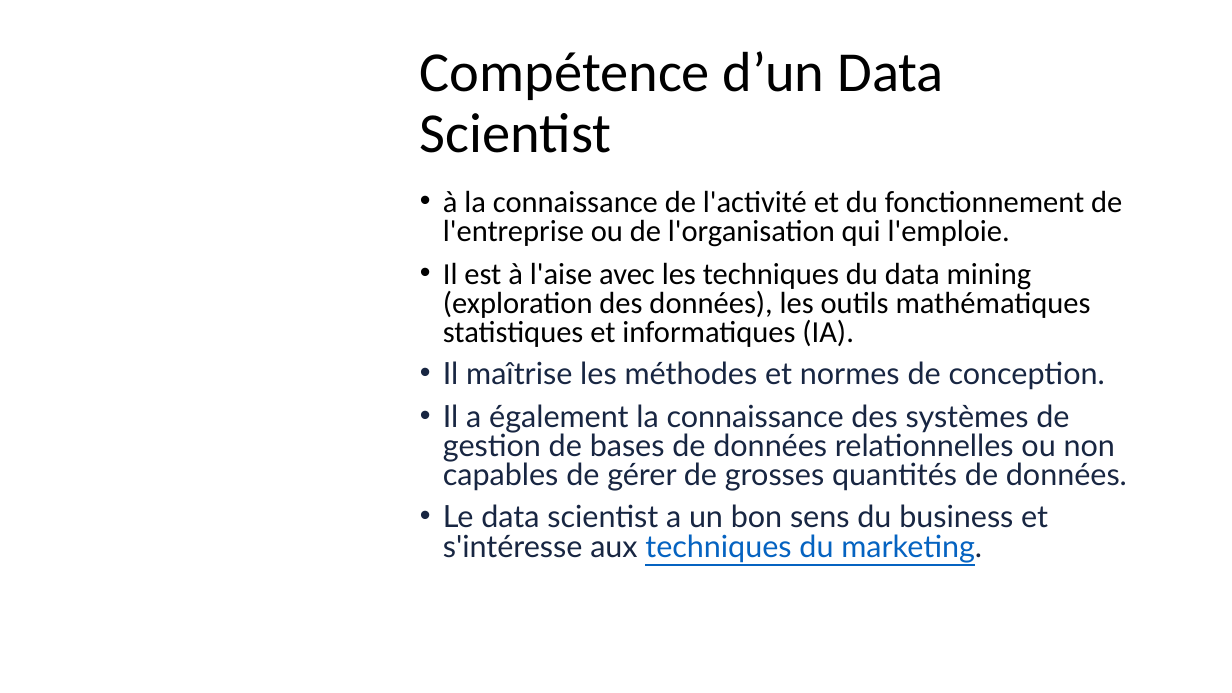
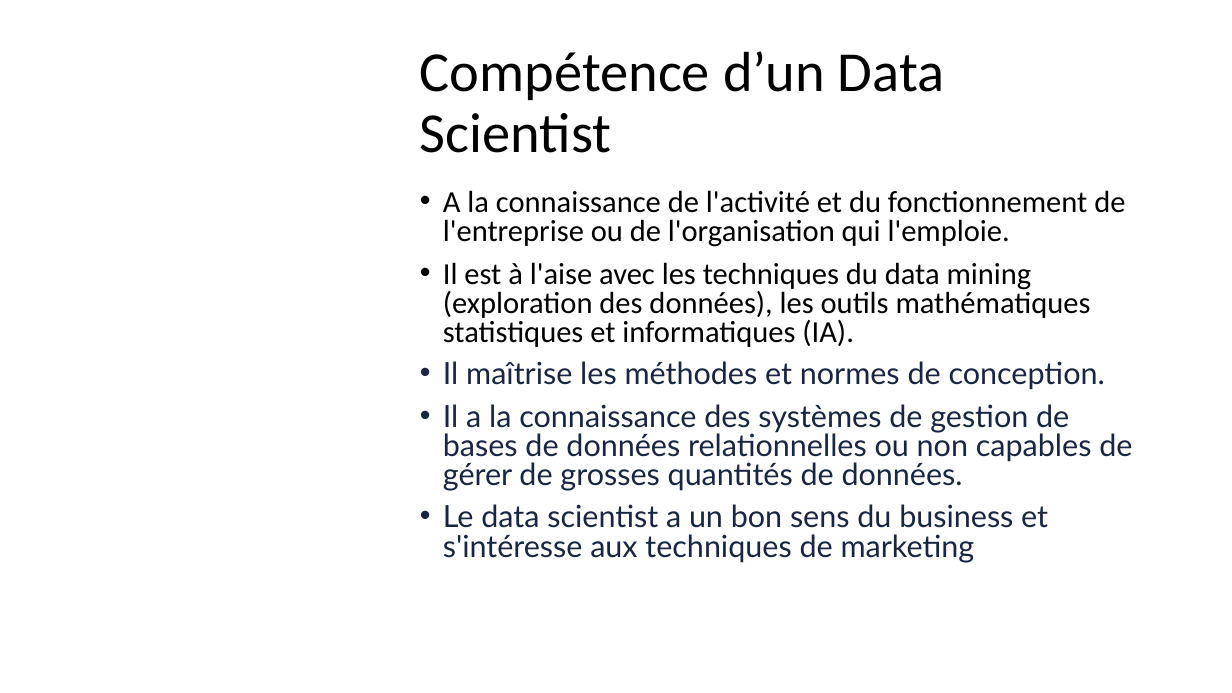
Before and after one commit to Solifred38/cv, a slide deck: slide 20 of Profiles_jobs_it.pptx (slide 14 before the commit). Drawn at 1232x693 pixels with LibreOffice and Linux fonts; fonts in the diff are those of the drawing; background and template pictures are left out. Boxes give left, top, right and bottom in pixels: in the first picture for what was removed or moved away, otherwise in the second. Text is boxed around its words. In the diff, an @@ line names an element or a change of style, - is before the commit and + after.

```diff
--- a/Profiles_jobs_it.pptx
+++ b/Profiles_jobs_it.pptx
@@ text at (x1=443, y1=190, x2=1125, y2=247): text changed @@
-• à la connaissance de l'activité et du fonctionnement de l'entreprise ou de l'organisation qui l'emploie.
+• A la connaissance de l'activité et du fonctionnement de l'entreprise ou de l'organisation qui l'emploie.
@@ text at (x1=443, y1=404, x2=1132, y2=563): text changed @@
-• Il a également la connaissance des systèmes de gestion de bases de données relationnelles ou non capables de gérer de grosses quantités de données.
-• Le data scientist a un bon sens du business et s'intéresse aux techniques du marketing.
+• Il a la connaissance des systèmes de gestion de bases de données relationnelles ou non capables de gérer de grosses quantités de données.
+• Le data scientist a un bon sens du business et s'intéresse aux techniques de marketing
```
Also in this commit, not shown: 19 other slides changed, 15 slides added.
